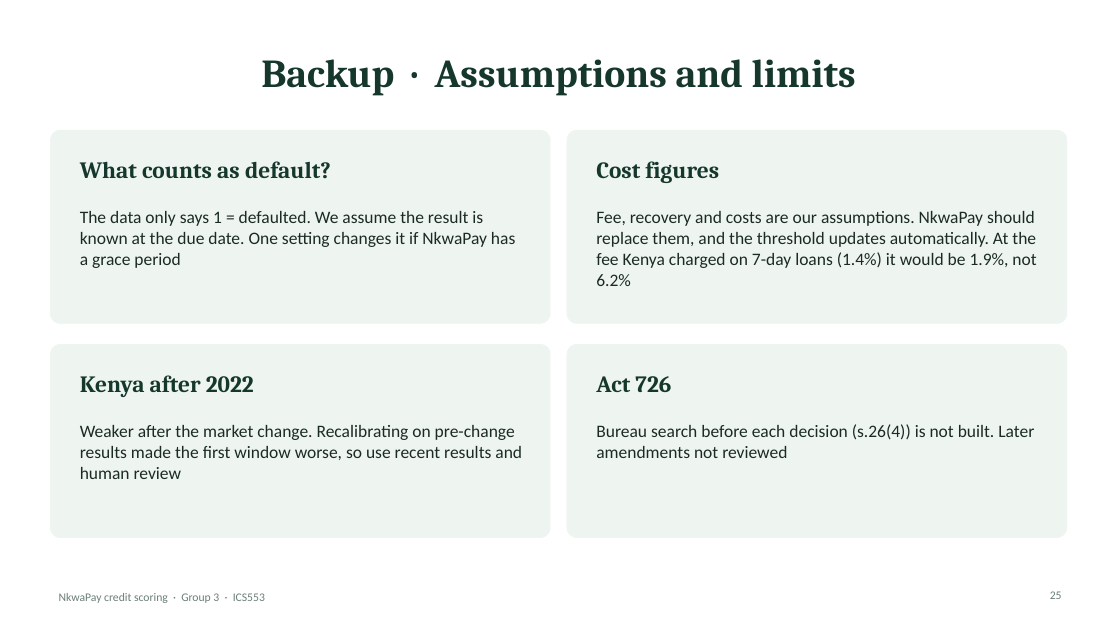
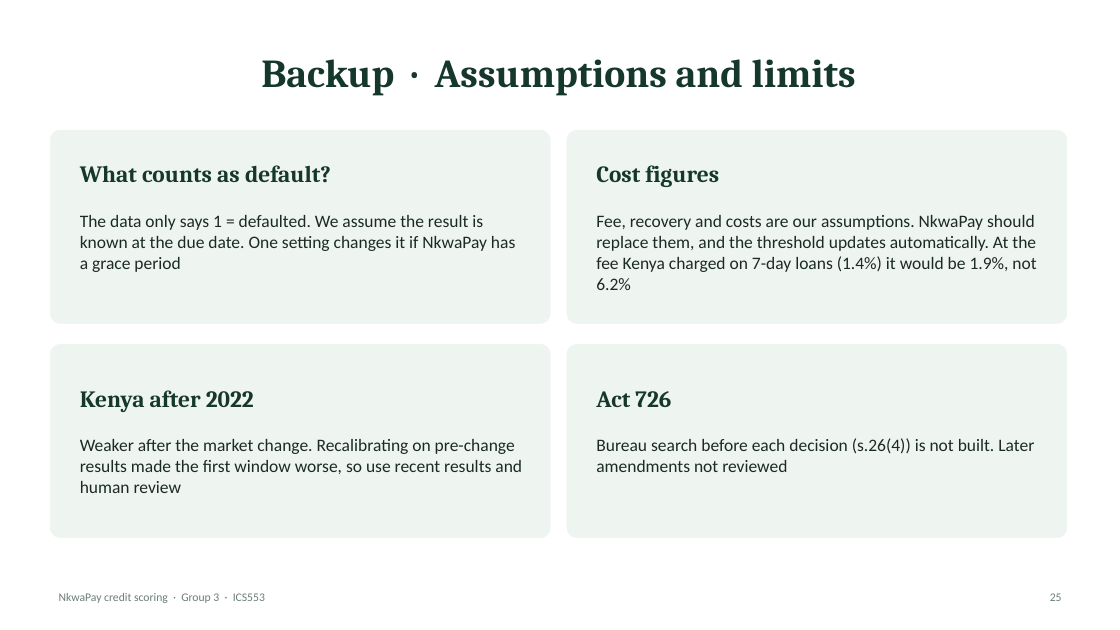
Before and after one commit to ASU-MICS-2028/mle-group-3-prosit-2, a slide deck: slide 25 of slides/NkwaPay_Debrief_Simple.pptx. Drawn at 1120x630 pixels with LibreOffice and Linux fonts; fonts in the diff are those of the drawing. Boxes give left, top, right and bottom in pixels: in the first picture for what was removed or moved away, otherwise in the second. Text is boxed around its words. In the diff, an @@ line names an element or a change of style, - is before the commit and + after.

```diff
--- a/slides/NkwaPay_Debrief_Simple.pptx
+++ b/slides/NkwaPay_Debrief_Simple.pptx
@@ 4 texts: place and size @@
-4 texts at [80, 161, 1036, 286]
+4 texts at [80, 165, 1036, 290]
@@ 4 texts: place and size @@
-4 texts at [80, 375, 1034, 479]
+4 texts at [80, 390, 1034, 493]
```
Also in this commit, not shown: 23 other slides changed.
